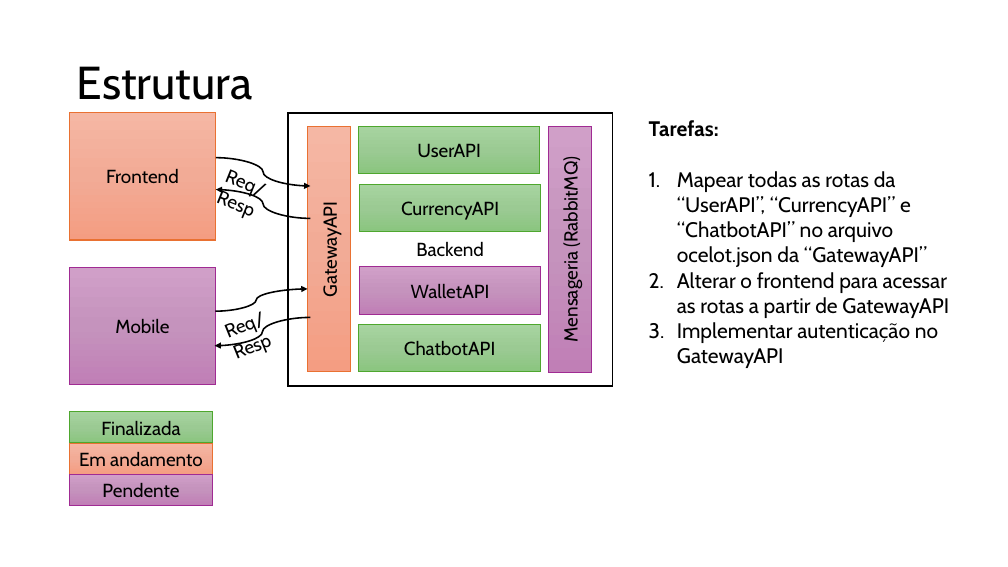
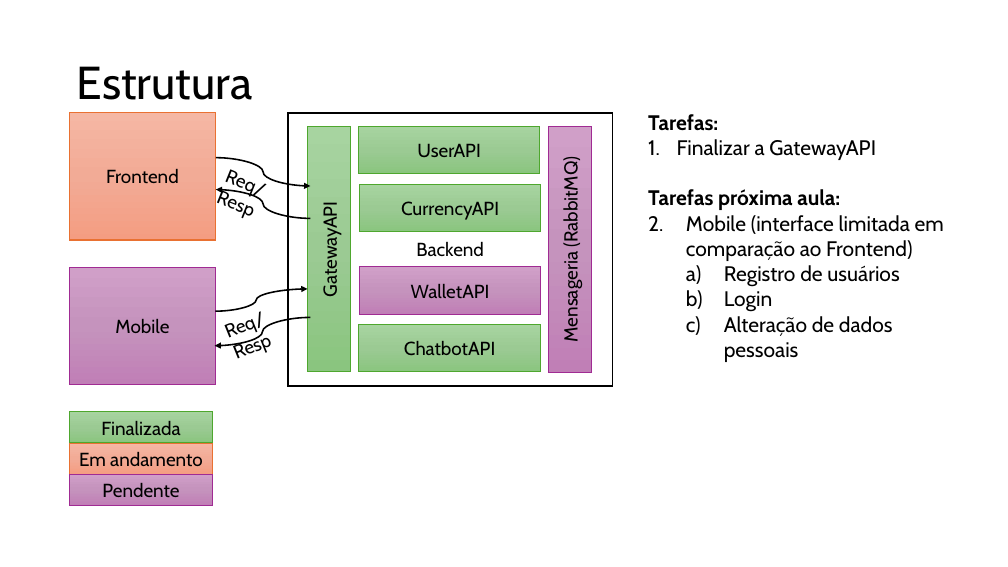
Before and after one commit to profAndreSouza/Material, a slide deck: slide 1 of Programação Multiplataforma/Estrutura.pptx. Drawn at 1008x567 pixels with LibreOffice and Linux fonts; fonts in the diff are those of the drawing. Boxes give left, top, right and bottom in pixels: in the first picture for what was removed or moved away, otherwise in the second. Text is boxed around its words. In the diff, an @@ line names an element or a change of style, - is before the commit and + after.

```diff
--- a/Programação Multiplataforma/Estrutura.pptx
+++ b/Programação Multiplataforma/Estrutura.pptx
@@ rectangle "GatewayAPI" at (308,127,351,372): fill gradient #F5B8A5 to #F2AB96 to #F59E82 to gradient #A8D5A0 to #9CCA94 to #8AC680; outline #E97132 1 pt to #4EA72E 1 pt @@
@@ text at (648,139,944,362): text changed @@
-1. Mapear todas as rotas da “UserAPI”, “CurrencyAPI” e “ChatbotAPI” no arquivo ocelot.json da “GatewayAPI”
-2. Alterar o frontend para acessar as rotas a partir de GatewayAPI
-3. Implementar autenticação no GatewayAPI
+1. Finalizar a GatewayAPI
+Tarefas próxima aula:
+1. Mobile (interface limitada em comparação ao Frontend)
+  a) Registro de usuários
+  b) Login
+  c) Alteração de dados pessoais
```
Also in this commit, not shown: 1 other file.
